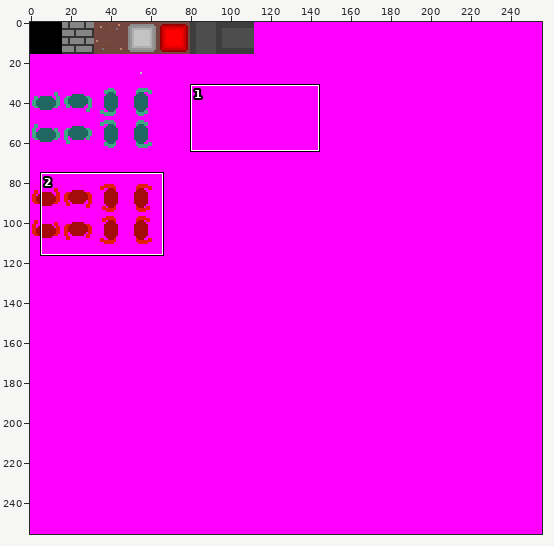
Two states of a sprite sheet, res/textures/texture_sheet.png. The picture above shows the old version from afar; the outline marks the close-up.
Close-up. Before the edit:
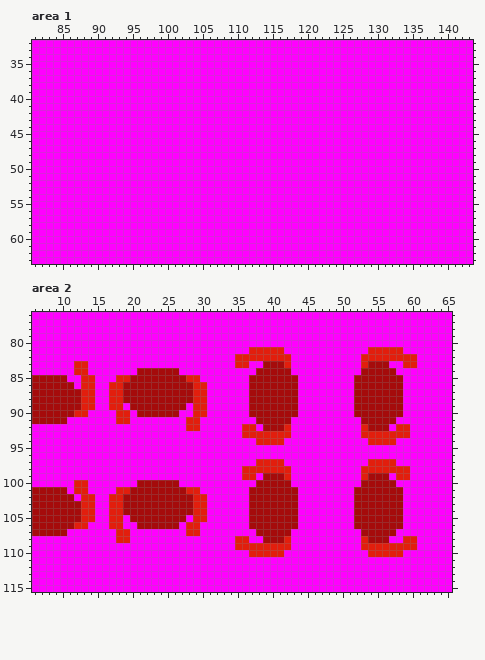
The file is 256x256 pixels. Colours within 5 levels of each other are drawn and written as one. Shown: area 1: x 81..143, y 32..63; area 2: x 6..65, y 76..115. The commit also changed other parts of the picture, which this record leaves out.
New version:
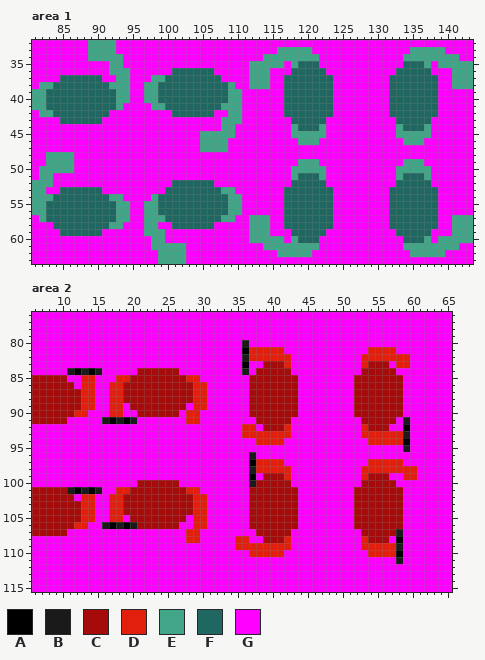
Palette (. is transparent): A #000000  B #1a1a1a  C #a50b0b  D #e21e0d  E #41a587  F #1f6760  G #ff00ff
Diff:
Area 1:
y 32: x 89..92 GGGG -> EEEE
y 33: x 89..92 GGGG -> EEEE; x 116..120 GGGGG -> EEEEE; x 135..139 GGGGG -> EEEEE
y 34: x 89..93 GGGGG -> EEEEE; x 114..121 GGGGGGGG -> EEEEEEEE; x 134..141 GGGGGGGG -> EEEEEEEE
y 35: x 92..93 GG -> EE; x 112..116 GGGGG -> EEEEE; x 118..121 GGGG -> EFFF; x 134..137 GGGG -> FFFE; x 139..143 GGGGG -> EEEEE
y 36: x 92..94 GGG -> EEE; x 101..106 GGGGGG -> FFFFFF; x 112..114 GGG -> EEE; x 118..122 GGGGG -> FFFFF; x 133..137 GGGGG -> FFFFF; x 141..143 GGG -> EEE
y 37: x 85..90 GGGGGG -> FFFFFF; x 93..94 GG -> EE; x 98..107 GGGGGGGGGG -> EEFFFFFFFF; x 112..114 GGG -> EEE; x 117..123 GGGGGGG -> FFFFFFF; x 132..138 GGGGGGG -> FFFFFFF; x 141..143 GGG -> EEE
y 38: x 82..94 GGGGGGGGGGGGG -> EEFFFFFFFFEEE; x 97..109 GGGGGGGGGGGGG -> EEFFFFFFFFFFE; x 112..114 GGG -> EEE; x 117..123 GGGGGGG -> FFFFFFF; x 132..138 GGGGGGG -> FFFFFFF; x 141..143 GGG -> EEE
y 39..40: x 81..94 GGGGGGGGGGGGGG -> EEFFFFFFFFFFEE; x 97..110 GGGGGGGGGGGGGG -> EEFFFFFFFFFFEE; x 117..123 GGGGGGG -> FFFFFFF; x 132..138 GGGGGGG -> FFFFFFF
y 41: x 81..93 GGGGGGGGGGGGG -> EEFFFFFFFFFFE; x 98..110 GGGGGGGGGGGGG -> EEFFFFFFFFEEE; x 117..123 GGGGGGG -> FFFFFFF; x 132..138 GGGGGGG -> FFFFFFF
y 42: x 82..91 GGGGGGGGGG -> EEFFFFFFFF; x 101..106 GGGGGG -> FFFFFF; x 109..110 GG -> EE; x 117..123 GGGGGGG -> FFFFFFF; x 132..138 GGGGGGG -> FFFFFFF
y 43: x 85..90 GGGGGG -> FFFFFF; x 108..110 GGG -> EEE; x 118..122 GGGGG -> FFFFF; x 133..137 GGGGG -> FFFFF
y 44: x 108..109 GG -> EE; x 118..122 GGGGG -> EFFFE; x 133..137 GGGGG -> EFFFE
y 45: x 105..109 GGGGG -> EEEEE; x 118..122 GGGGG -> EEEEE; x 133..137 GGGGG -> EEEEE
y 46: x 105..108 GGGG -> EEEE; x 119..121 GGG -> EEE; x 134..136 GGG -> EEE
y 47: x 105..108 GGGG -> EEEE
y 48: x 83..86 GGGG -> EEEE
y 49: x 83..86 GGGG -> EEEE; x 119..121 GGG -> EEE; x 134..136 GGG -> EEE
y 50: x 82..86 GGGGG -> EEEEE; x 118..122 GGGGG -> EEEEE; x 133..137 GGGGG -> EEEEE
y 51: x 82..83 GG -> EE; x 118..122 GGGGG -> EFFFE; x 133..137 GGGGG -> EFFFE
y 52: x 81..83 GGG -> EEE; x 101..106 GGGGGG -> FFFFFF; x 118..122 GGGGG -> FFFFF; x 133..137 GGGGG -> FFFFF
y 53: x 81..82 GG -> EE; x 85..90 GGGGGG -> FFFFFF; x 100..109 GGGGGGGGGG -> FFFFFFFFEE; x 117..123 GGGGGGG -> FFFFFFF; x 132..138 GGGGGGG -> FFFFFFF
y 54: x 81..93 GGGGGGGGGGGGG -> EEEFFFFFFFFEE; x 98..110 GGGGGGGGGGGGG -> EFFFFFFFFFFEE; x 117..123 GGGGGGG -> FFFFFFF; x 132..138 GGGGGGG -> FFFFFFF
y 55..56: x 81..94 GGGGGGGGGGGGGG -> EEFFFFFFFFFFEE; x 97..110 GGGGGGGGGGGGGG -> EEFFFFFFFFFFEE; x 117..123 GGGGGGG -> FFFFFFF; x 132..138 GGGGGGG -> FFFFFFF
y 57: x 82..94 GGGGGGGGGGGGG -> EFFFFFFFFFFEE; x 97..109 GGGGGGGGGGGGG -> EEEFFFFFFFFEE; x 112..114 GGG -> EEE; x 117..123 GGGGGGG -> FFFFFFF; x 132..138 GGGGGGG -> FFFFFFF; x 141..143 GGG -> EEE
y 58: x 84..93 GGGGGGGGGG -> FFFFFFFFEE; x 97..98 GG -> EE; x 101..106 GGGGGG -> FFFFFF; x 112..114 GGG -> EEE; x 117..123 GGGGGGG -> FFFFFFF; x 132..138 GGGGGGG -> FFFFFFF; x 141..143 GGG -> EEE
y 59: x 85..90 GGGGGG -> FFFFFF; x 97..99 GGG -> EEE; x 112..114 GGG -> EEE; x 118..122 GGGGG -> FFFFF; x 133..137 GGGGG -> FFFFF; x 141..143 GGG -> EEE
y 60: x 98..99 GG -> EE; x 112..116 GGGGG -> EEEEE; x 118..121 GGGG -> EFFF; x 134..137 GGGG -> FFFE; x 139..143 GGGGG -> EEEEE
y 61: x 98..102 GGGGG -> EEEEE; x 114..121 GGGGGGGG -> EEEEEEEE; x 134..141 GGGGGGGG -> EEEEEEEE
y 62: x 99..102 GGGG -> EEEE; x 116..120 GGGGG -> EEEEE; x 135..139 GGGGG -> EEEEE
y 63: x 99..102 GGGG -> EEEE
Area 2:
y 80: x 36 G -> B
y 81: x 36 G -> A; x 58 D -> G
y 82: x 35..36 DD -> GB; x 60 D -> G
y 83: x 12..13 DD -> GG; x 35..36 DD -> GA; x 58 G -> D; x 60 D -> G
y 84: x 11..15 GDDGG -> BABAB; x 36 G -> B
y 90: x 17 G -> D; x 19 D -> G; x 28 G -> D; x 30 D -> G
y 91: x 16..20 GGDDG -> BABAB; x 59 G -> B
y 92: x 28..29 DD -> GG; x 58..59 DD -> GA
y 93: x 59 D -> B
y 94: x 58..59 GG -> DA
y 95: x 59 G -> B
y 96: x 37 G -> B
y 97: x 37 G -> A; x 58 G -> D
y 98: x 36..37 DD -> GB; x 60 G -> D
y 99: x 36..37 DD -> GA; x 58 D -> G; x 60 G -> D
y 100: x 12..13 DD -> GG; x 37 G -> B
y 101: x 11..15 GDDGG -> BABAB
y 106: x 16..20 GDDGG -> BABAB; x 28 D -> G; x 30 G -> D
y 107: x 18..19 DD -> GG; x 58 G -> B
y 108: x 18..19 DD -> GG; x 28..29 GG -> DD; x 58..60 GDD -> AGG
y 109: x 58..60 DDD -> BGG
y 110: x 58 D -> A
y 111: x 58 G -> B
